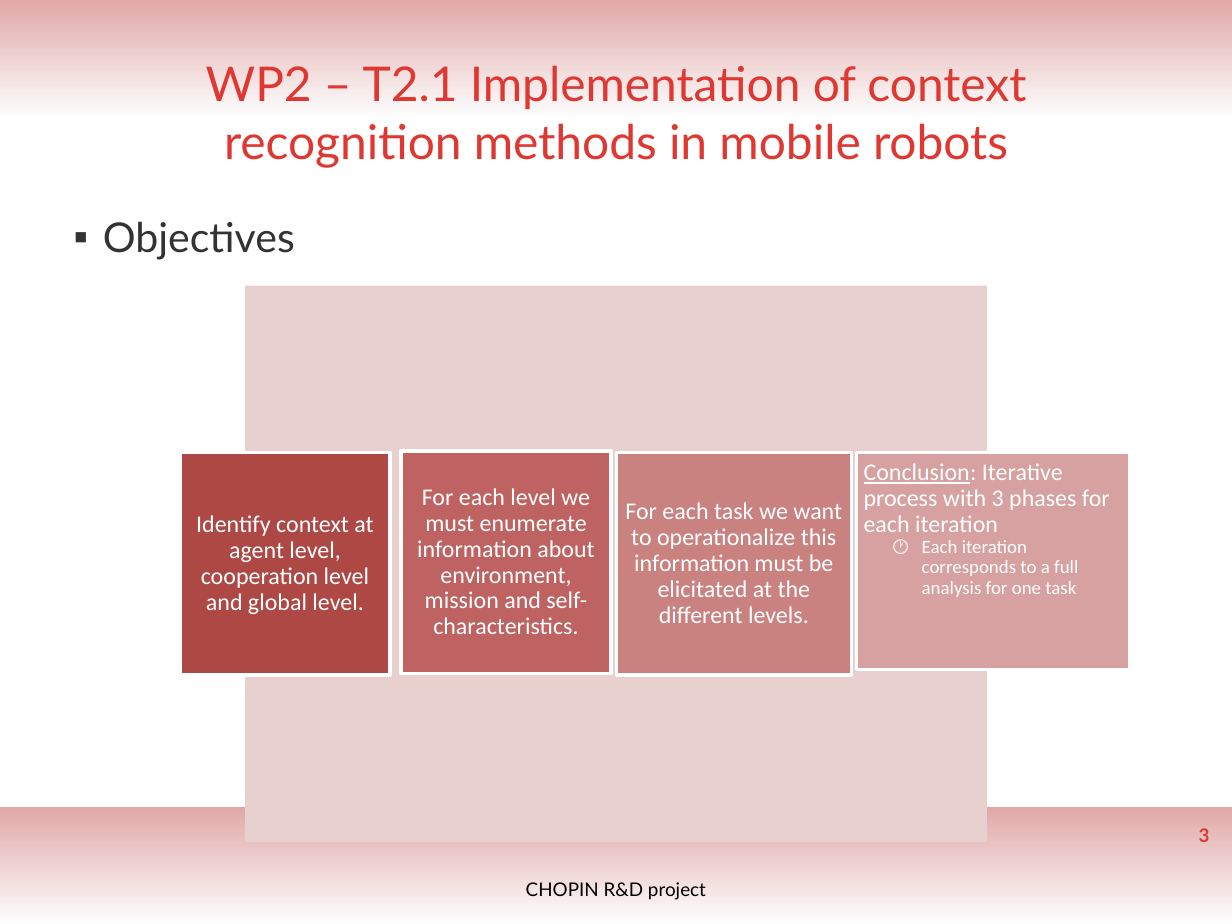
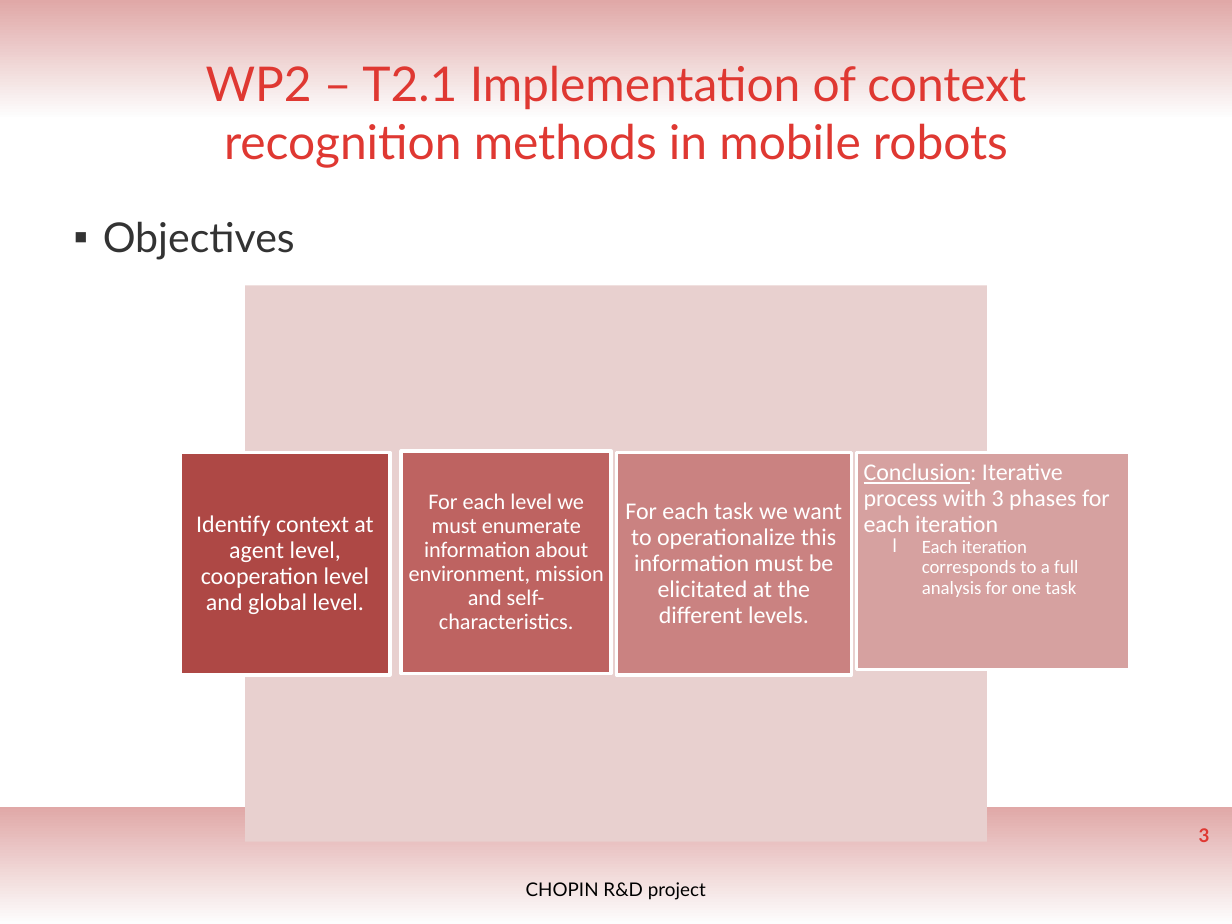
Before and after one commit to olchandra/Context_Awareness_CHOPIN, a slide deck: slide 3 of Context Papers/ISR_meeting_Context_Awarenes.pptx. Drawn at 1232x924 pixels with LibreOffice and Linux fonts; fonts in the diff are those of the drawing; background and template pictures are left out. Boxes give left, top, right and bottom in pixels: in the first picture for what was removed or moved away, otherwise in the second. Text is boxed around its words. In the diff, an @@ line names an element or a change of style, - is before the commit and + after.

```diff
--- a/Context Papers/ISR_meeting_Context_Awarenes.pptx
+++ b/Context Papers/ISR_meeting_Context_Awarenes.pptx
@@ rectangle at bbox=[245, 286, 987, 841]: proportions changed @@
@@ rectangle "For each level we must ..." at bbox=[402, 451, 611, 674]: size 14 to 13 pt; proportions changed @@
@@ rectangle "Conclusion: Iterative process with 3 ..." at bbox=[856, 452, 1130, 669]: proportions changed @@
@@ text in rectangle at bbox=[922, 540, 1078, 597]: bullet 🕐 to l @@
```
Also in this commit, not shown: 16 other slides changed, 1 slide added, 1 other file.
